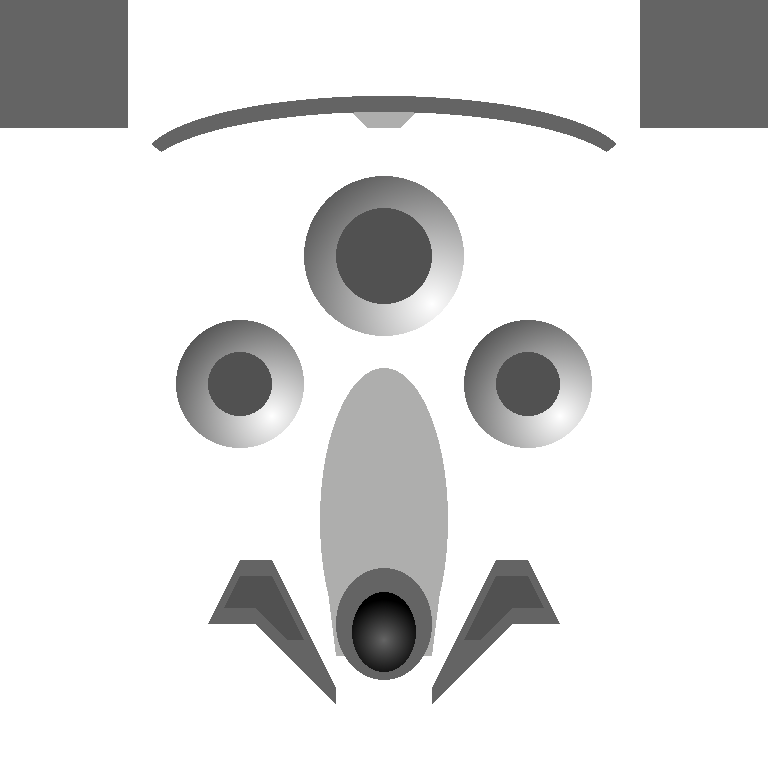
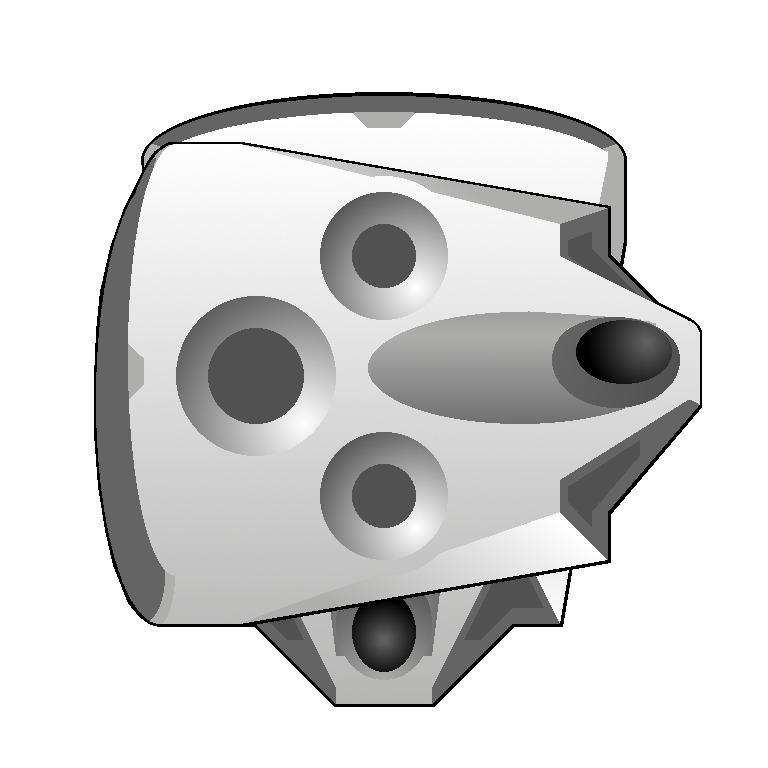
Comparing the layer stacks of the two (768, 768) images. Changes:
painted on "Circe_east" over [94, 142, 702, 627]
painted on "Circe_south" over [0, 0, 768, 707]
hid group "cyra" (6 layers) over [157, 141, 612, 612]
